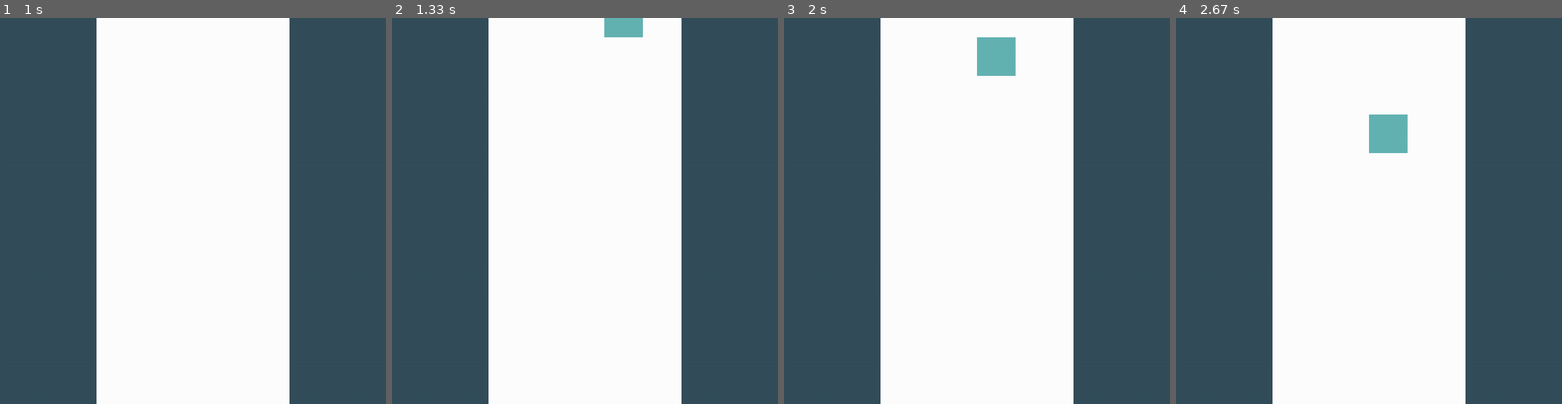
Above: before the commit, frames 1-4 (left to right).
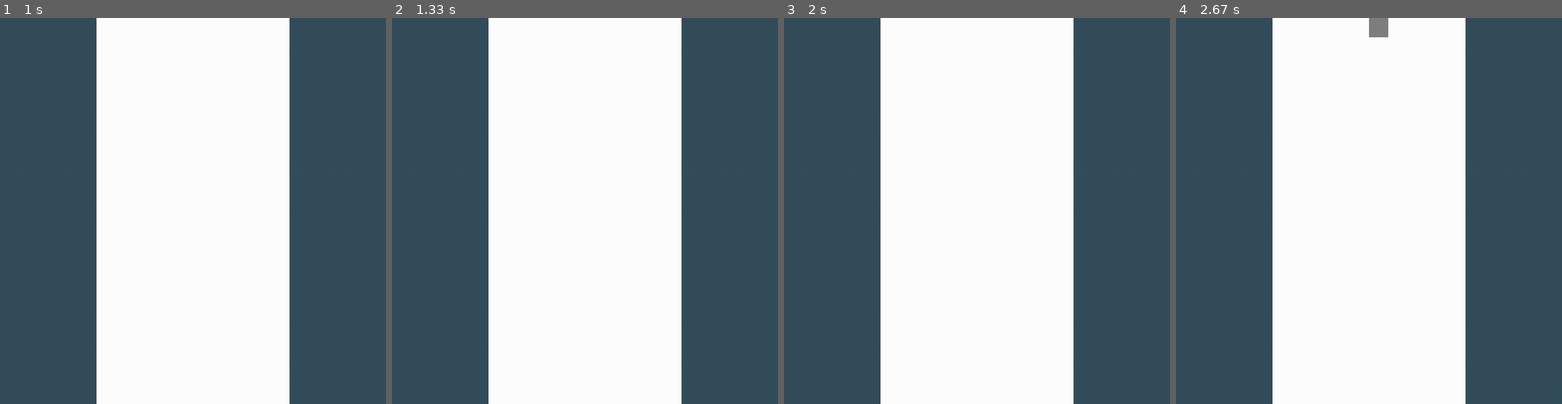
Above: after the commit, the same moments.

Repository: coolryan/TetrisGameWithPygame
Game: pygame game, started from src/main.py
Same seed, same stepped clock (60 frames per second), same inputs: the game is played once before the commit and once after it.
Inputs:
- Up to frame 1 (1 s): hold Right 0.33-0.8 s
- Up to frame 2 (1.33 s): no input
- Up to frame 3 (2 s): hold Left 1.33-1.87 s; tap Space at 1.9 s
- Up to frame 4 (2.67 s): hold Down from 2.3 s (still down)

Frame 1 is identical in both runs. In frame 2, 0.5% of the frame differs, in the area x 55-65%, y 0-5%; in frame 3, 1.0%; in frame 4, 1.2%, in the area x 50-60%, y 0-35%.

Commit message:
implementing canFall method.

Diff:
--- a/src/models/Figure.py
+++ b/src/models/Figure.py
@@ -143,10 +143,6 @@
         maximum = max(listOfNumbers)
         return maximum
 
-    @property
-    def canFall(self):
-        return True
-
     def remove(self, x, y):
         coordListTemp = []
 
--- a/src/models/TetrisGame.py
+++ b/src/models/TetrisGame.py
@@ -79,6 +79,11 @@
             if fig.isActive:
                 return fig
 
+    def canFall(self, fig: Figure):
+        if fig.getBottom() <= self.grid_height:
+            return False
+        return True
+
     def updateGrid(self):
         # Reset the grid
         self.grid = [[None for i in range(self.grid_width)] for j in range(self.grid_height)]
@@ -99,12 +104,12 @@
 
     def deactivate(self):
         for fig in self.figures:
-            if not fig.canFall and fig.isActive:
+            if not self.canFall(fig) and fig.isActive:
                 fig.isActive = False
 
     def checkGameState(self):
         for fig in self.figures:
-            if not fig.canFall and fig.getTop() < 0:
+            if not self.canFall and fig.getTop() < 0:
                 self.state = GAMESTATE.GAMEOVER
 
     # clear method
@@ -190,7 +195,7 @@
     # move method
     def move(self):
         for fig in self.figures:
-            if fig.canFall:
+            if self.canFall(fig):
                 spaceLeft = self.grid_height - fig.getBottom() - 1
                 enoughSpace = self.velocity < spaceLeft
                 moveAmount = self.velocity if enoughSpace else spaceLeft
